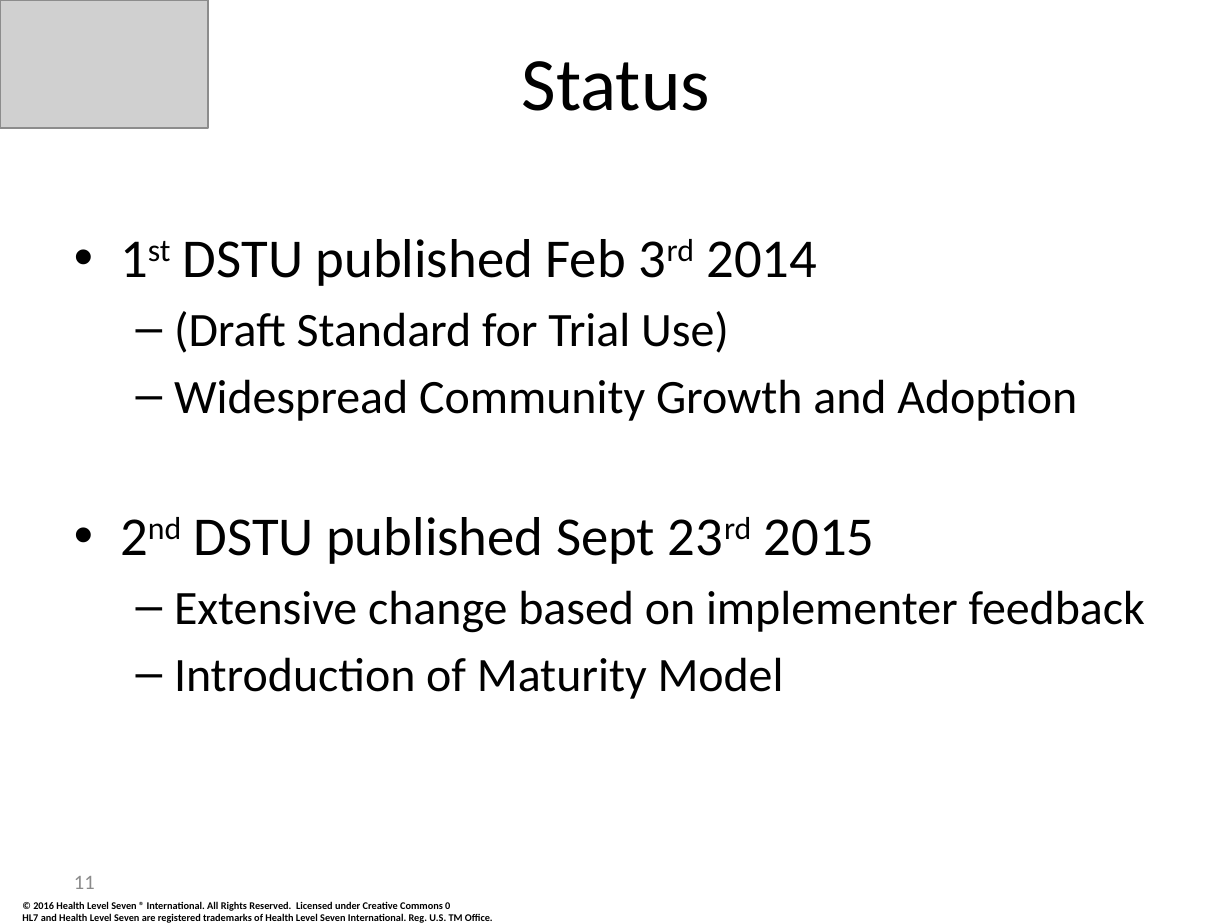
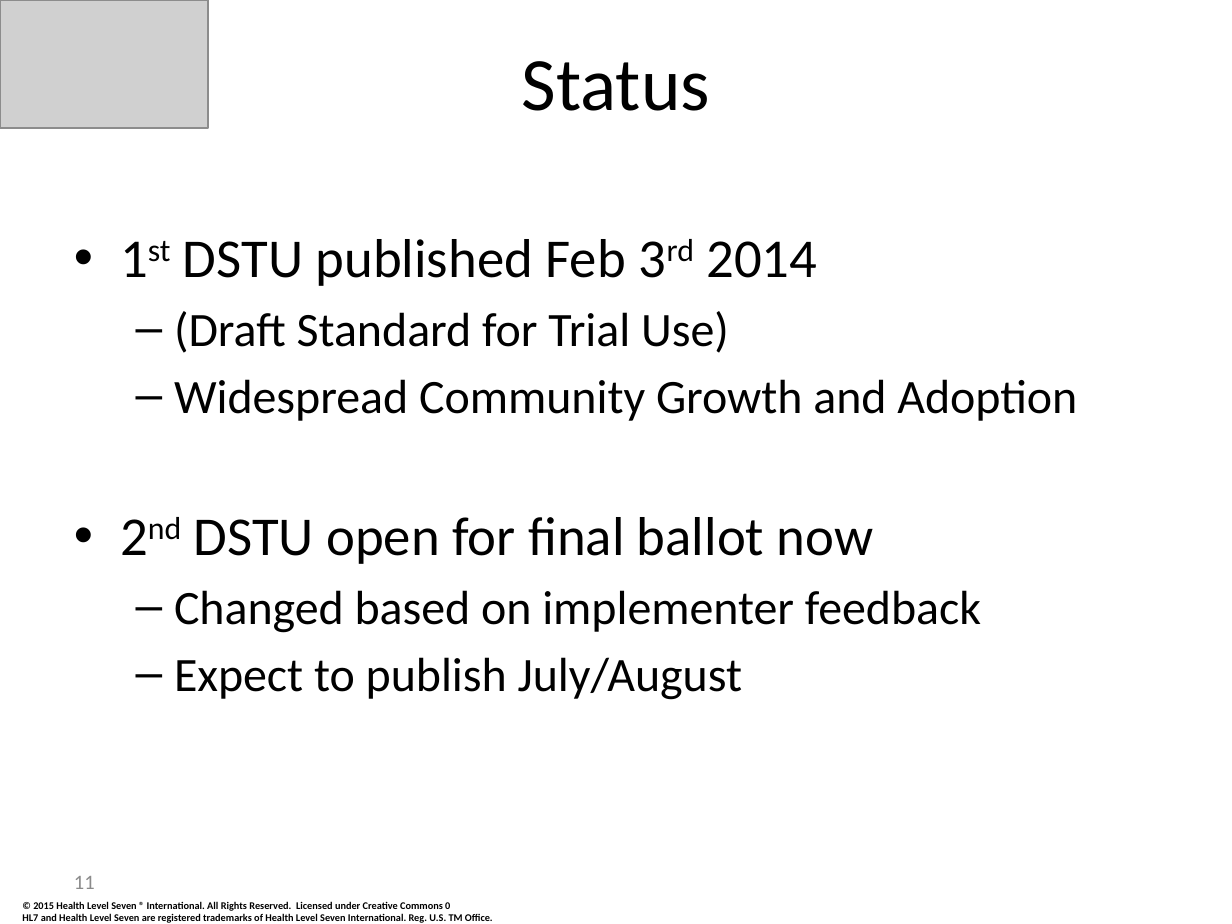
Before and after one commit to FHIR/documents, a slide deck: slide 11 of presentations/2015-04-HIMSS/HIMSS FHIR Summary Presentation.pptx. Drawn at 1232x924 pixels with LibreOffice and Linux fonts; fonts in the diff are those of the drawing; grey boxes stand for pictures; background and template pictures are left out. Boxes give left, top, right and bottom in pixels: in the first picture for what was removed or moved away, otherwise in the second. Text is boxed around its words. In the diff, an @@ line names an element or a change of style, - is before the commit and + after.

```diff
--- a/presentations/2015-04-HIMSS/HIMSS FHIR Summary Presentation.pptx
+++ b/presentations/2015-04-HIMSS/HIMSS FHIR Summary Presentation.pptx
@@ text at <box>174,517,981,700</box>: text changed @@
-• 2nd DSTU published Sept 23rd 2015
-  – Extensive change based on implementer feedback
-  – Introduction of Maturity Model
+• 2nd DSTU open for final ballot now
+  – Changed based on implementer feedback
+  – Expect to publish July/August
@@ text at <box>33,901,450,911</box>: text changed @@
-© 2016 Health Level Seven ® International. All Rights Reserved. Licensed under Creative Commons 0
+© 2015 Health Level Seven ® International. All Rights Reserved. Licensed under Creative Commons 0
```
Also in this commit, not shown: 14 other slides changed, 5 other files.
